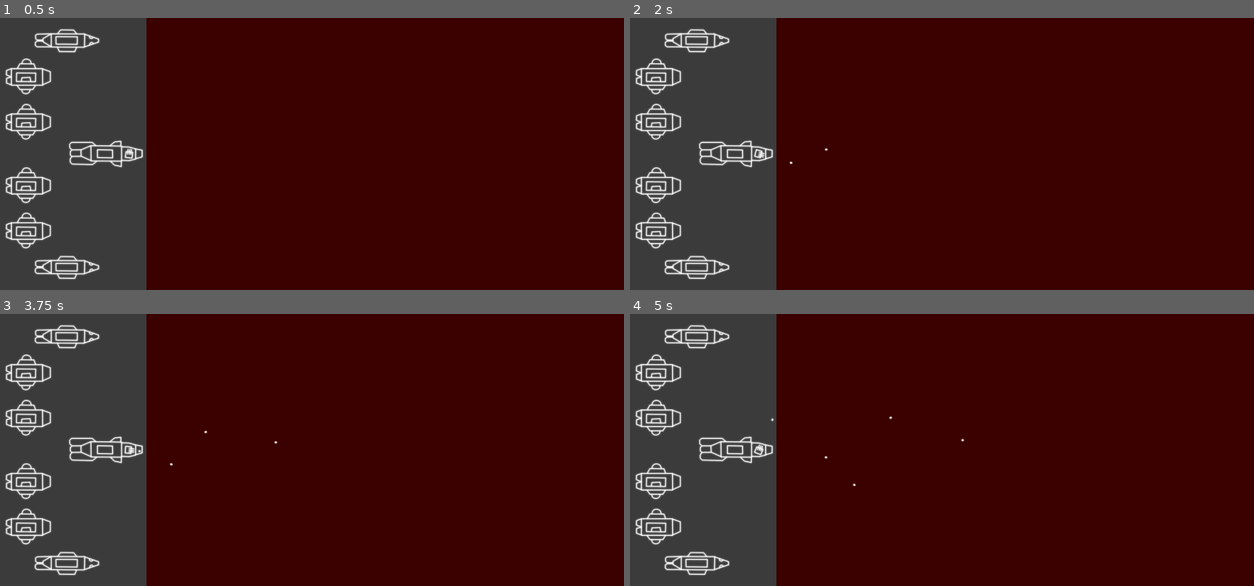
Above: before the commit, frames 1-4 (two rows, left to right).
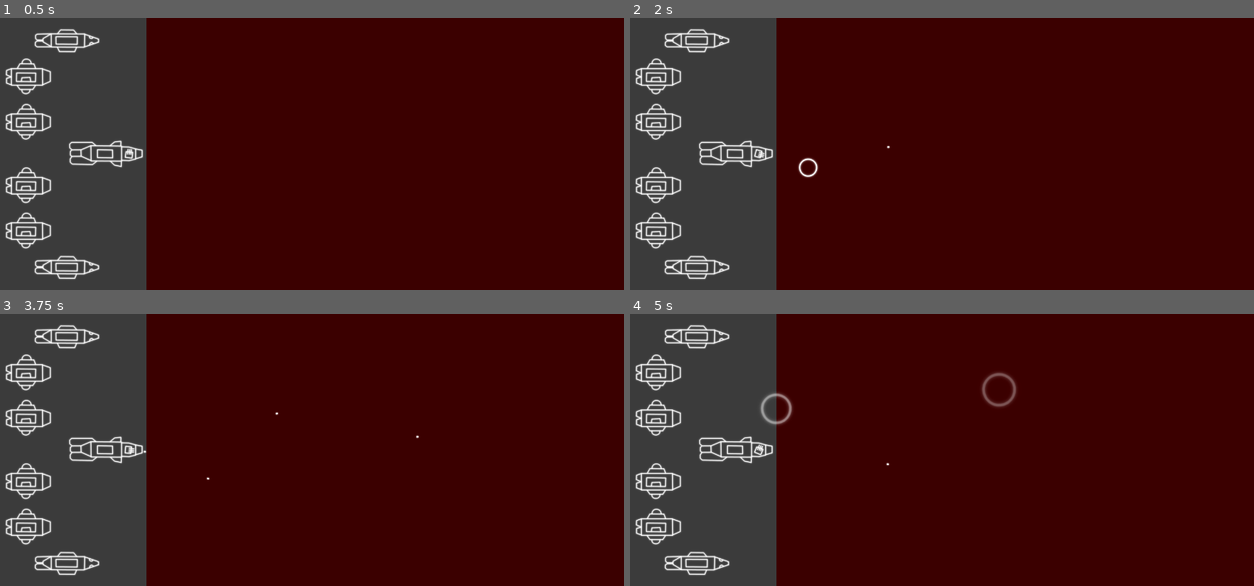
Above: after the commit, the same moments.

Repository: couaky/crossing-the-field
Game: Godot game, scene res://main/Main.tscn
Two runs of this game, one before a commit and one after it. Both use one fixed random seed, a clock stepped at 60 frames per second and the inputs below.
Inputs (mouse positions are in pixels of both pictures, inside the frame that each line leads up to):
- Up to frame 1 (0.5 s): no input
- Up to frame 2 (2 s): tap Enter at 0.5 s; move the mouse to (1073, 140) at 0.52 s; tap Q (fire_cannons) at 0.6, 1.35 s; tap Space at 1.25 s; move the mouse to (810, 167) at 1.27 s
- Up to frame 3 (3.75 s): move the mouse to (368, 390) at 2.02 s; tap Q (fire_cannons) at 2.1, 2.85, 3.6 s; move the mouse to (274, 504) at 2.77 s; tap Enter at 3.5 s; move the mouse to (499, 490) at 3.52 s
- Up to frame 4 (5 s): move the mouse to (742, 409) at 4.27 s; tap Q (fire_cannons) at 4.35 s

Frame 1 is identical in both runs. In frame 2, 0.1% of the frame differs, in the area x 25-42%, y 46-59%; in frame 3, less than 0.1%; in frame 4, 0.5%, in the area x 20-62%, y 21-64%.

Commit message:
Add shockwave to shell
Effect + logic

Diff:
--- a/components/CannonShell.gd
+++ b/components/CannonShell.gd
@@ -1,10 +1,12 @@
 extends Area2D
 
+
+export var shockwave_scene: PackedScene
 
 var epsilon = 0.1
 var target: Vector2 = Vector2.ZERO
 var direction: Vector2 = Vector2.ZERO
-var speed: float = 100
+var speed: float = 200
 
 
 func fire_at(shot_target: Vector2):
@@ -13,6 +15,10 @@
 
 
 func _detonate():
+	var shockwave = shockwave_scene.instance()
+	var root_node = get_node('/root')
+	root_node.add_child(shockwave)
+	shockwave.position = global_position
 	queue_free()
 
 
--- a/components/CannonShell.tscn
+++ b/components/CannonShell.tscn
@@ -1,7 +1,8 @@
-[gd_scene load_steps=4 format=2]
+[gd_scene load_steps=5 format=2]
 
 [ext_resource path="res://assets/Shell.png" type="Texture" id=1]
 [ext_resource path="res://components/CannonShell.gd" type="Script" id=2]
+[ext_resource path="res://components/ShockWave.tscn" type="PackedScene" id=3]
 
 [sub_resource type="CapsuleShape2D" id=1]
 radius = 2.0
@@ -11,6 +12,7 @@
 collision_layer = 4
 collision_mask = 6
 script = ExtResource( 2 )
+shockwave_scene = ExtResource( 3 )
 
 [node name="Sprite" type="Sprite" parent="."]
 scale = Vector2( 0.35, 0.35 )
--- /dev/null
+++ b/components/ShockWave.gd
@@ -0,0 +1,10 @@
+extends Area2D
+
+
+func _ready():
+	$AnimationPlayer.play("ShockWaveExpand")
+
+
+func _on_AnimationPlayer_animation_finished(anim_name):
+	if anim_name == "ShockWaveExpand":
+		queue_free()
--- a/components/ShockWave.tscn
+++ b/components/ShockWave.tscn
@@ -1,12 +1,80 @@
-[gd_scene load_steps=2 format=2]
+[gd_scene load_steps=6 format=2]
+
+[ext_resource path="res://assets/ShockWave.png" type="Texture" id=1]
+[ext_resource path="res://components/ShockWave.gd" type="Script" id=2]
 
 [sub_resource type="CircleShape2D" id=1]
+radius = 35.0
+
+[sub_resource type="Animation" id=2]
+length = 0.001
+tracks/0/type = "value"
+tracks/0/path = NodePath("Sprite:scale")
+tracks/0/interp = 1
+tracks/0/loop_wrap = true
+tracks/0/imported = false
+tracks/0/enabled = true
+tracks/0/keys = {
+"times": PoolRealArray( 0 ),
+"transitions": PoolRealArray( 1 ),
+"update": 0,
+"values": [ Vector2( 0.08, 0.08 ) ]
+}
+tracks/1/type = "value"
+tracks/1/path = NodePath("Sprite:modulate")
+tracks/1/interp = 1
+tracks/1/loop_wrap = true
+tracks/1/imported = false
+tracks/1/enabled = true
+tracks/1/keys = {
+"times": PoolRealArray( 0 ),
+"transitions": PoolRealArray( 1 ),
+"update": 0,
+"values": [ Color( 1, 1, 1, 1 ) ]
+}
+
+[sub_resource type="Animation" id=3]
+resource_name = "ShockWaveExpand"
+length = 0.2
+tracks/0/type = "value"
+tracks/0/path = NodePath("Sprite:scale")
+tracks/0/interp = 1
+tracks/0/loop_wrap = true
+tracks/0/imported = false
+tracks/0/enabled = true
+tracks/0/keys = {
+"times": PoolRealArray( 0, 0.2 ),
+"transitions": PoolRealArray( 1, 1 ),
+"update": 0,
+"values": [ Vector2( 0.08, 0.08 ), Vector2( 1, 1 ) ]
+}
+tracks/1/type = "value"
+tracks/1/path = NodePath("Sprite:modulate")
+tracks/1/interp = 1
+tracks/1/loop_wrap = true
+tracks/1/imported = false
+tracks/1/enabled = true
+tracks/1/keys = {
+"times": PoolRealArray( 0, 0.1, 0.2 ),
+"transitions": PoolRealArray( 1, 1, 1 ),
+"update": 0,
+"values": [ Color( 1, 1, 1, 1 ), Color( 1, 1, 1, 1 ), Color( 1, 1, 1, 0 ) ]
+}
 
 [node name="ShockWave" type="Area2D"]
+collision_layer = 4
+collision_mask = 0
+script = ExtResource( 2 )
 
 [node name="CollisionShape2D" type="CollisionShape2D" parent="."]
 shape = SubResource( 1 )
 
 [node name="Sprite" type="Sprite" parent="."]
+scale = Vector2( 0.08, 0.08 )
+texture = ExtResource( 1 )
 
 [node name="AnimationPlayer" type="AnimationPlayer" parent="."]
+anims/RESET = SubResource( 2 )
+anims/ShockWaveExpand = SubResource( 3 )
+
+[connection signal="animation_finished" from="AnimationPlayer" to="." method="_on_AnimationPlayer_animation_finished"]
--- a/main/Main.gd
+++ b/main/Main.gd
@@ -3,8 +3,7 @@
 
 # TODOs
 #	Finalize cannon shots
-#		Create the shockwave sprite
-#		Explosion logic (shockwave + explosion)
+#		Explosion effect
 #		Reload management
 #	Having a proper target icon
 #	Next steps
